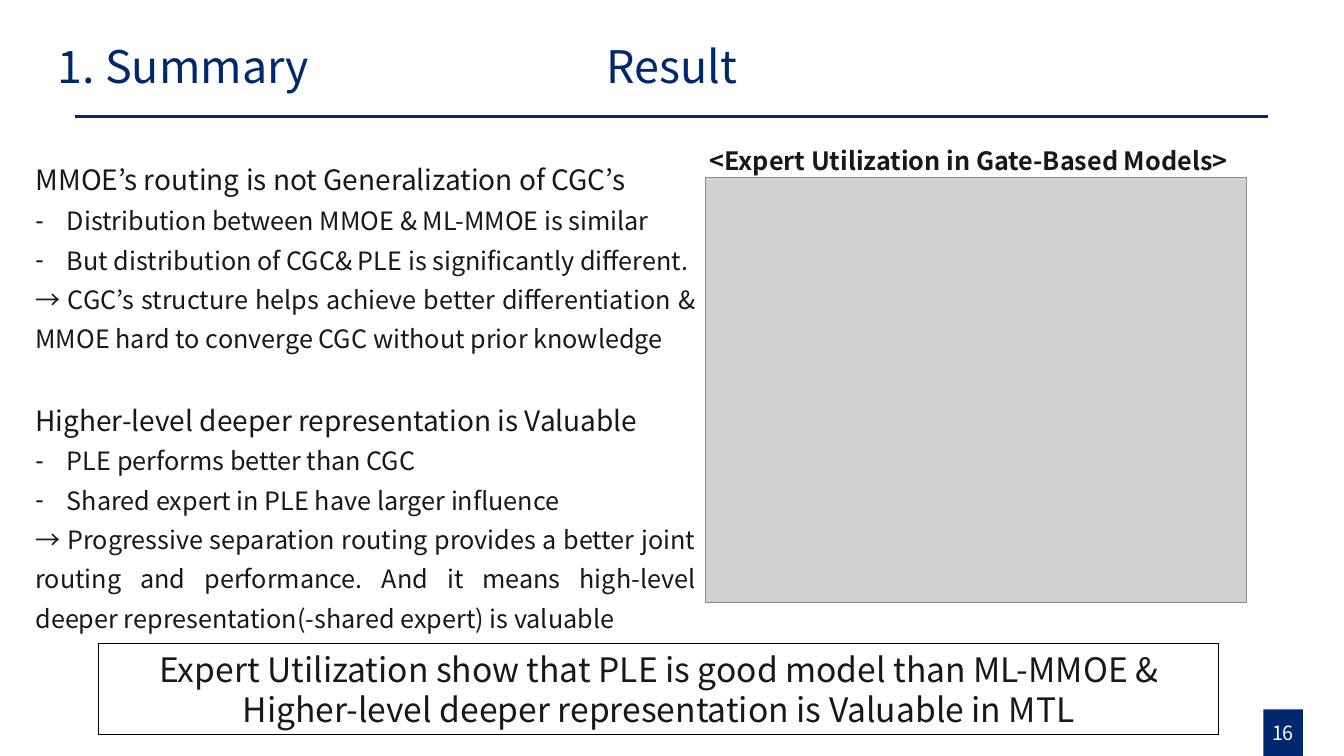
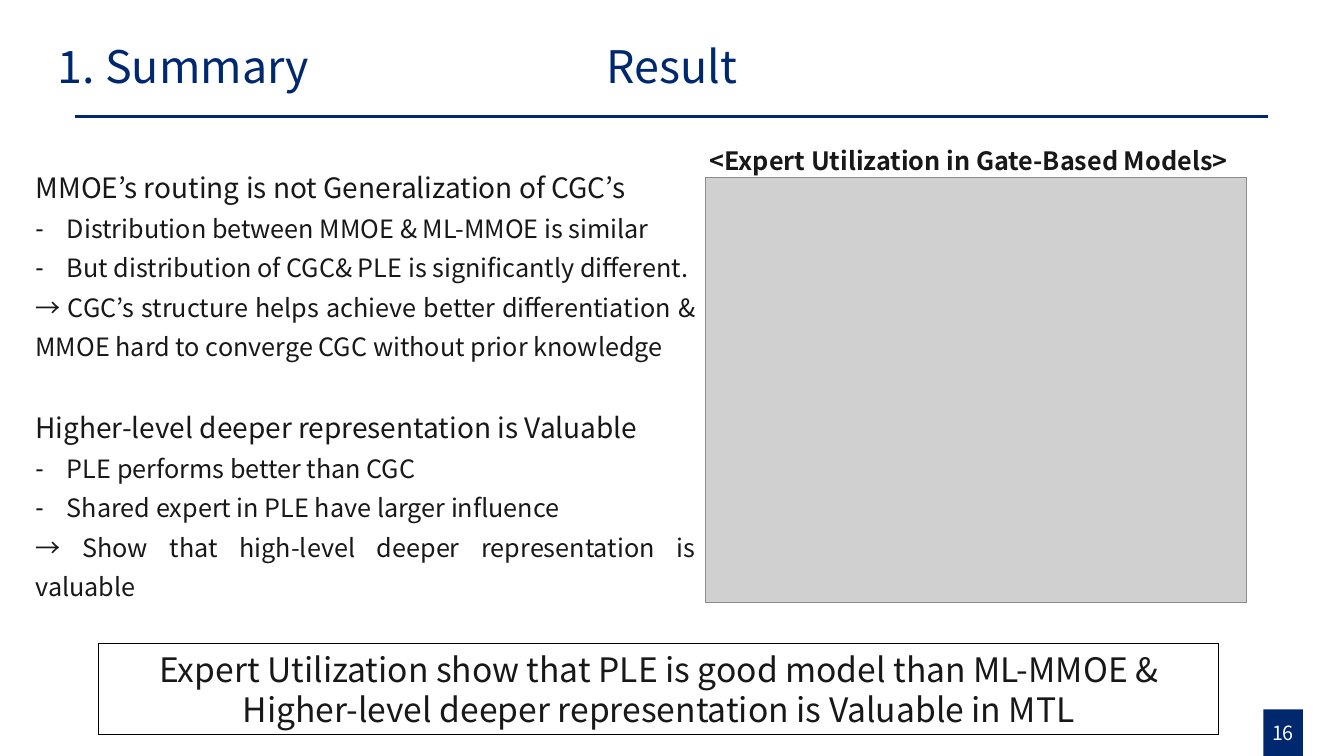
Before and after one commit to gusrn0505/TIL, a slide deck: slide 16 of [PPTPLUG]PP-151/RecSys 발표 준비_강현구.pptx. Drawn at 1344x756 pixels with LibreOffice and Linux fonts; fonts in the diff are those of the drawing; grey boxes stand for pictures. Boxes give left, top, right and bottom in pixels: in the first picture for what was removed or moved away, otherwise in the second. Text is boxed around its words. In the diff, an @@ line names an element or a change of style, - is before the commit and + after.

```diff
--- a/[PPTPLUG]PP-151/RecSys 발표 준비_강현구.pptx
+++ b/[PPTPLUG]PP-151/RecSys 발표 준비_강현구.pptx
@@ text "MMOE’s routing is not Generalization ...": place and size @@
-text "MMOE’s routing is not Generalization ..." at (35, 167, 696, 634)
+text "MMOE’s routing is not Generalization ..." at (35, 175, 695, 597)
@@ text at (35, 537, 695, 597): text changed @@
-→ Progressive separation routing provides a better joint routing and performance. And it means high-level deeper representation(-shared expert) is valuable
+→ Show that high-level deeper representation is valuable
```
Also in this commit, not shown: 12 other slides changed, 3 other files.
